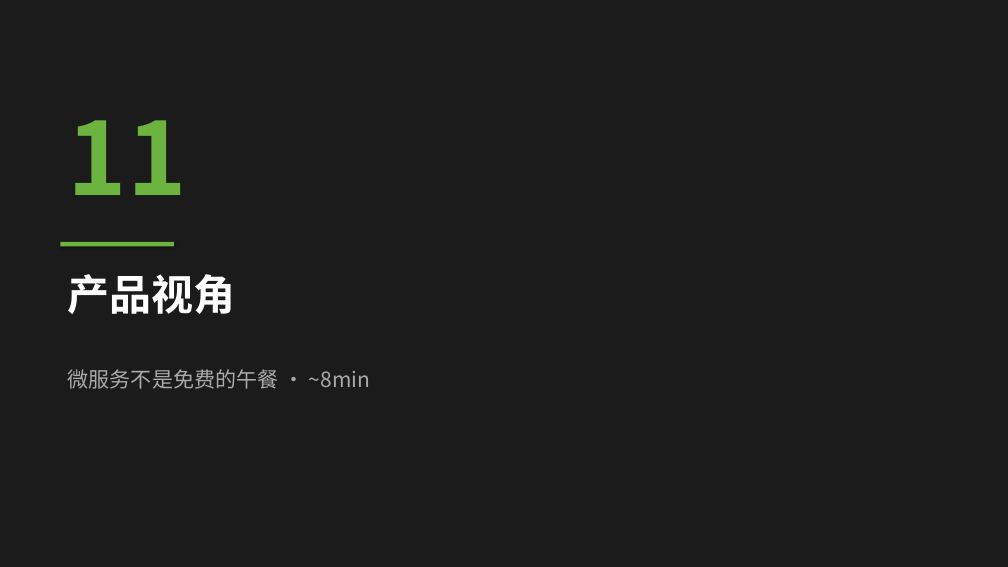
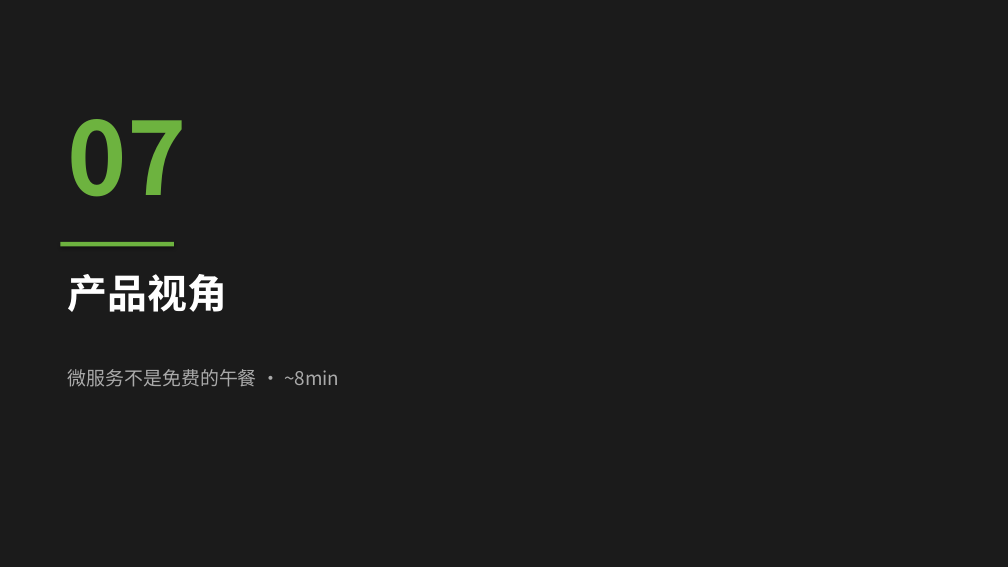
Before and after one commit to Akon1993/springboot-lesson, a slide deck: slide 31 of docs/slides.pptx (slide 39 before the commit). Drawn at 1008x567 pixels with LibreOffice and Linux fonts; fonts in the diff are those of the drawing. Boxes give left, top, right and bottom in pixels: in the first picture for what was removed or moved away, otherwise in the second. Text is boxed around its words. In the diff, an @@ line names an element or a change of style, - is before the commit and + after.

```diff
--- a/docs/slides.pptx
+++ b/docs/slides.pptx
@@ text at box(68, 119, 187, 197): text changed @@
-11
+07
@@ text "产品视角" at box(68, 274, 228, 312): size 40 to 38 pt @@
@@ text "微服务不是免费的午餐 · ~8min" at box(68, 369, 339, 387): size 20 to 18 pt @@
```
Also in this commit, not shown: 13 other slides changed, 21 slides added, 29 slides removed, 1 other file.
